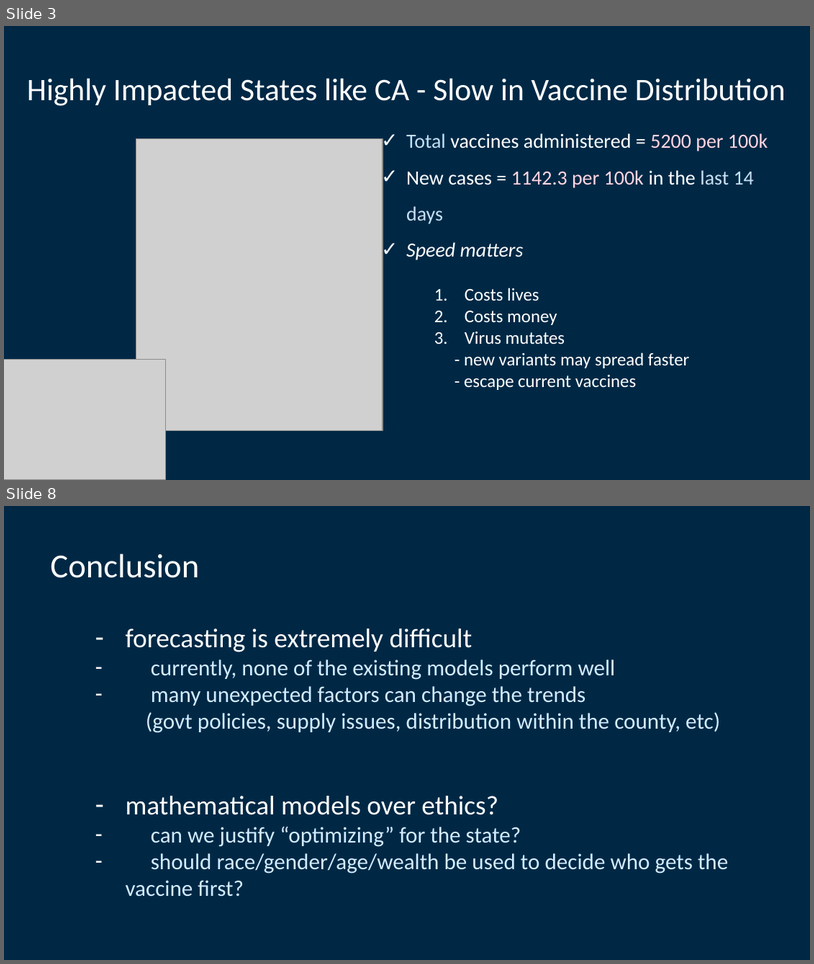
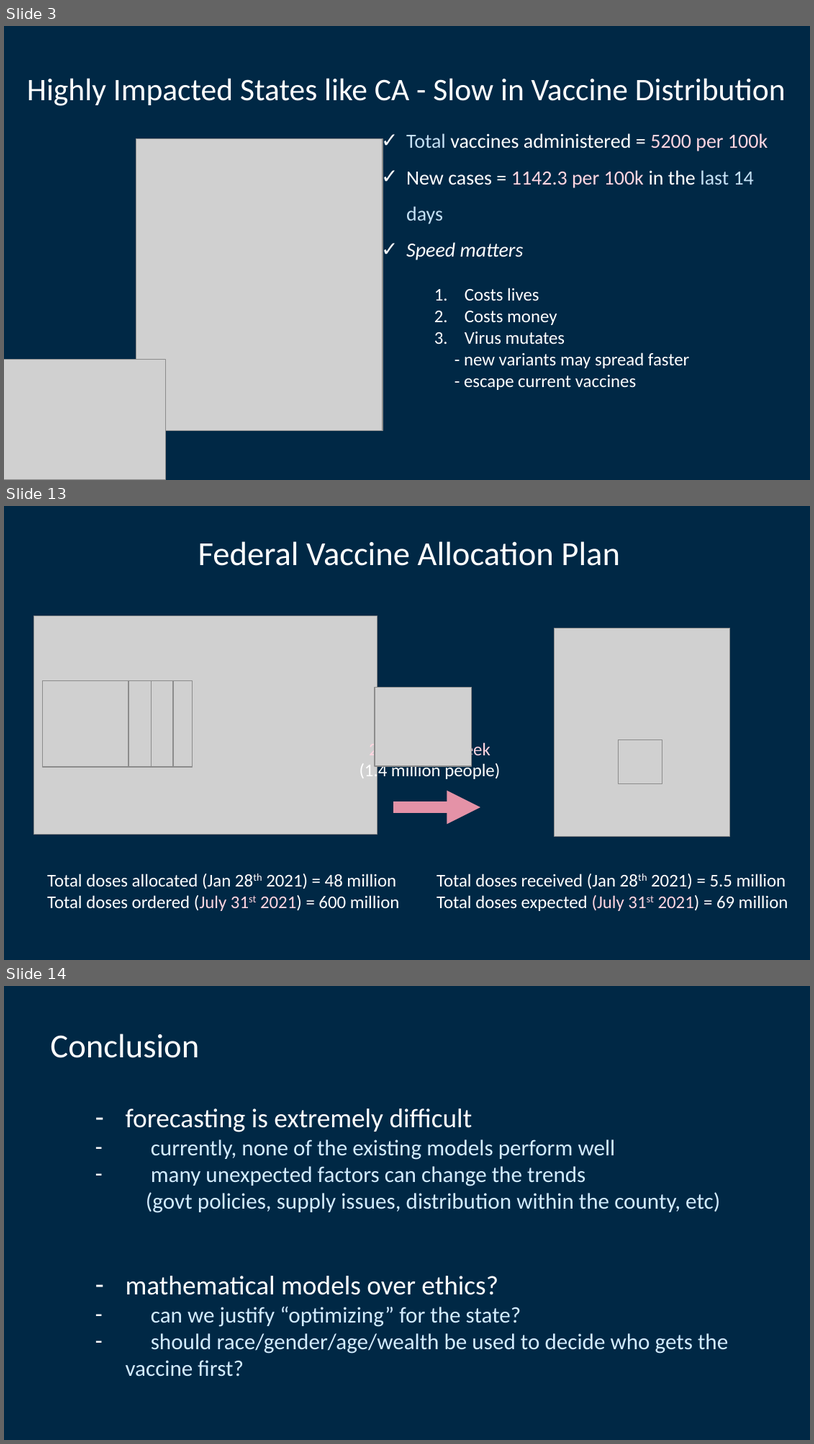
Before and after one commit to lettywu/COVID-19-vaccinations, a slide deck: alyssia/project5_intro.pptx. Shown one above the other, each under a label of ours: slides 3 and 8 before the commit, slides 3, 13 and 14 after it; the slides between them are not shown. The pictures are 814x964 and 814x1444 pixels, drawn with LibreOffice and Linux fonts; fonts in the diff are those of the drawing; grey boxes stand for pictures. Boxes give left, top, right and bottom in pixels: in the first picture for what was removed or moved away, otherwise in the second. Text is boxed around its words. In the diff, an @@ line names an element or a change of style, - is before the commit and + after.

```diff
--- a/alyssia/project5_intro.pptx
+++ b/alyssia/project5_intro.pptx
@@ slide 13 added at box(4, 506, 810, 960), background #002845 @@
@@ text added at box(198, 541, 620, 566), 30 pt, text #FFFFFF @@
+Federal Vaccine Allocation Plan
@@ picture added at box(34, 615, 378, 834) @@
@@ picture added at box(555, 628, 730, 836) @@
@@ picture added at box(43, 681, 129, 767) @@
@@ picture added at box(65, 681, 152, 767) @@
@@ picture added at box(87, 681, 173, 767) @@
@@ picture added at box(106, 681, 193, 767) @@
@@ picture added at box(375, 687, 472, 766) @@
@@ text added at box(360, 740, 500, 780), 16 pt, text #FFFFFF @@
+2.8 million/week
+(1.4 million people)
@@ picture added at box(618, 740, 662, 783) @@
@@ arrow added from (394, 807) to (481, 807), #E593A7 10 pt @@
@@ text added at box(47, 873, 400, 911), 16 pt, text #FFFFFF @@
+Total doses allocated (Jan 28th 2021) = 48 million
+Total doses ordered (July 31st 2021) = 600 million
@@ text added at box(437, 873, 789, 911), 16 pt, text #FFFFFF @@
+Total doses received (Jan 28th 2021) = 5.5 million
+Total doses expected (July 31st 2021) = 69 million
@@ what was slide 8 is now slide 14 @@
```
Also in this commit, not shown: 3 slides changed, 6 other slides added, 1 slide removed, 3 other files.
